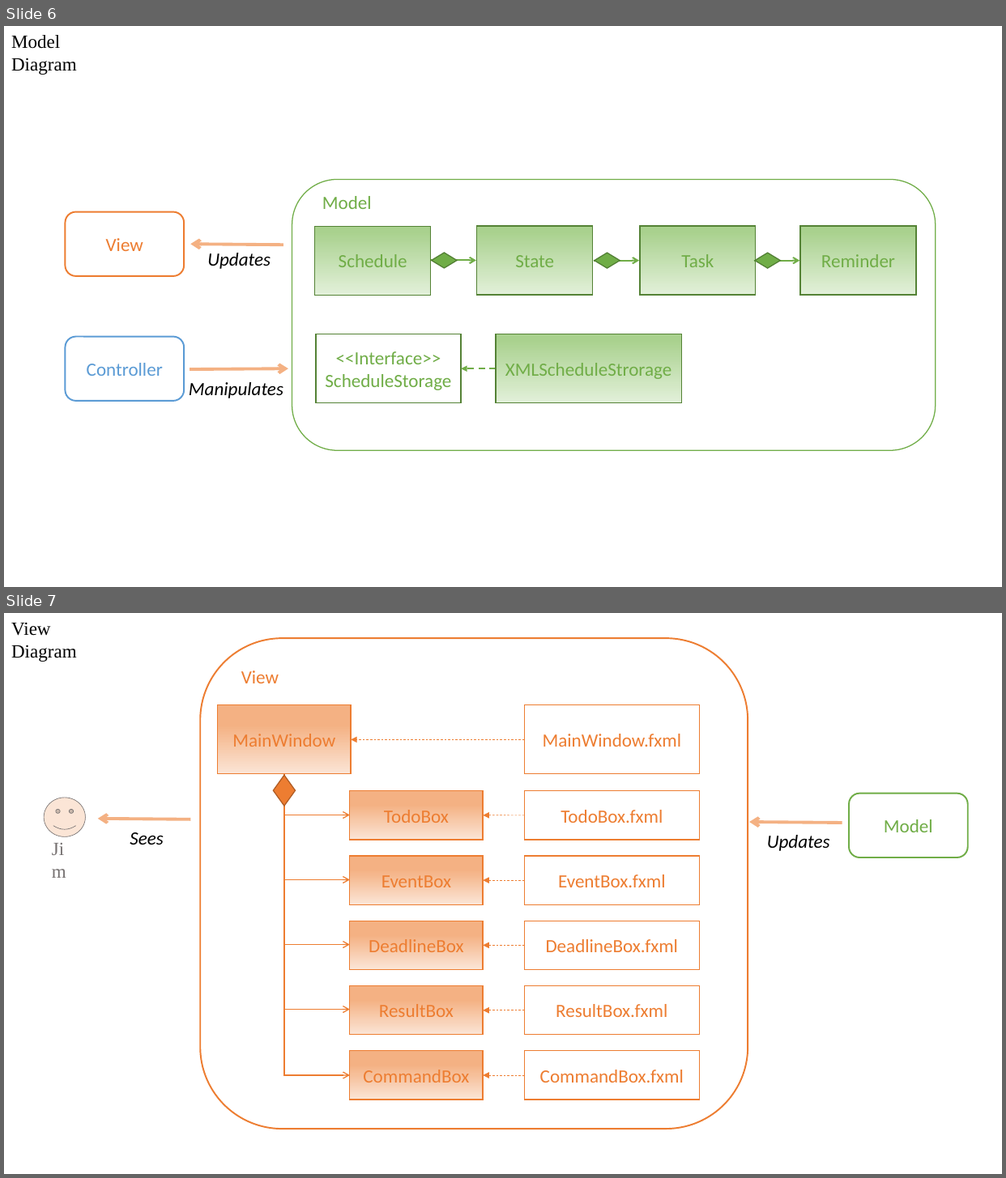
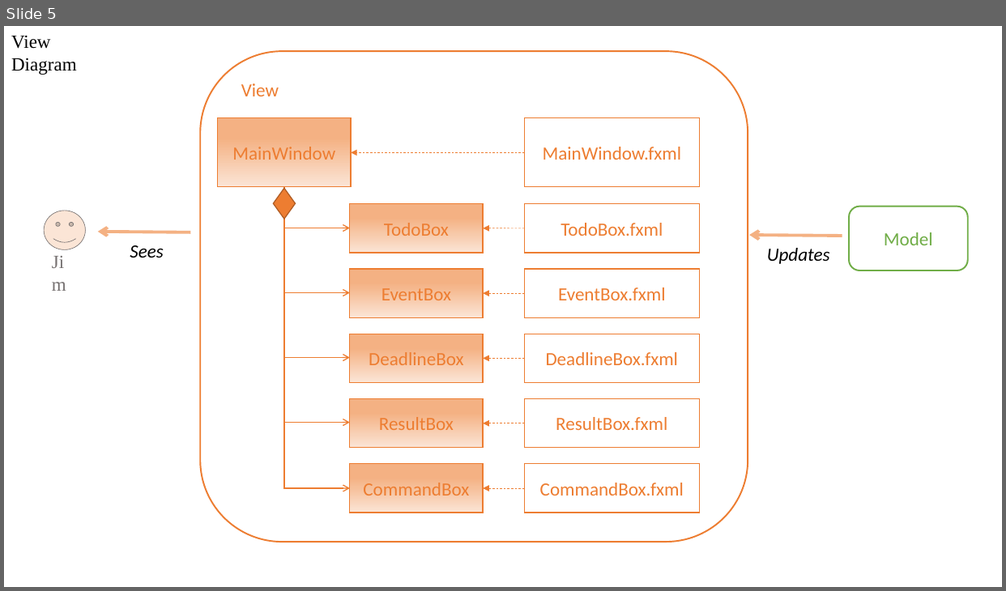
Before and after one commit to CS2103AUG2016-W11-C1/main, a slide deck: doc/DeveloperGuide.pptx. Shown one above the other, each under a label of ours: slides 6 and 7 before the commit, slide 5 after it. The pictures are 1006x1178 and 1006x591 pixels, drawn with LibreOffice and Linux fonts; fonts in the diff are those of the drawing. Boxes give left, top, right and bottom in pixels: in the first picture for what was removed or moved away, otherwise in the second. Text is boxed around its words. In the diff, an @@ line names an element or a change of style, - is before the commit and + after.

```diff
--- a/doc/DeveloperGuide.pptx
+++ b/doc/DeveloperGuide.pptx
@@ slide 6 removed at box(4, 26, 1002, 587), background #FFFFFF @@
@@ text removed at box(11, 35, 77, 75) @@
-Model Diagram
@@ group removed at box(66, 179, 936, 450): 6 rectangles, 6 arrows, 3 rounded rectangles, 3 texts, 3 diamonds @@
-View
-Controller
-Model
-Schedule
-State
-Task
-Reminder
-<<Interface>>
-ScheduleStorage
-Manipulates
-Updates
-XMLScheduleStrorage
@@ what was slide 7 is now slide 5 @@
```
Also in this commit, not shown: 3 slides changed, 1 slide added, 2 other slides removed, 4 other files.
